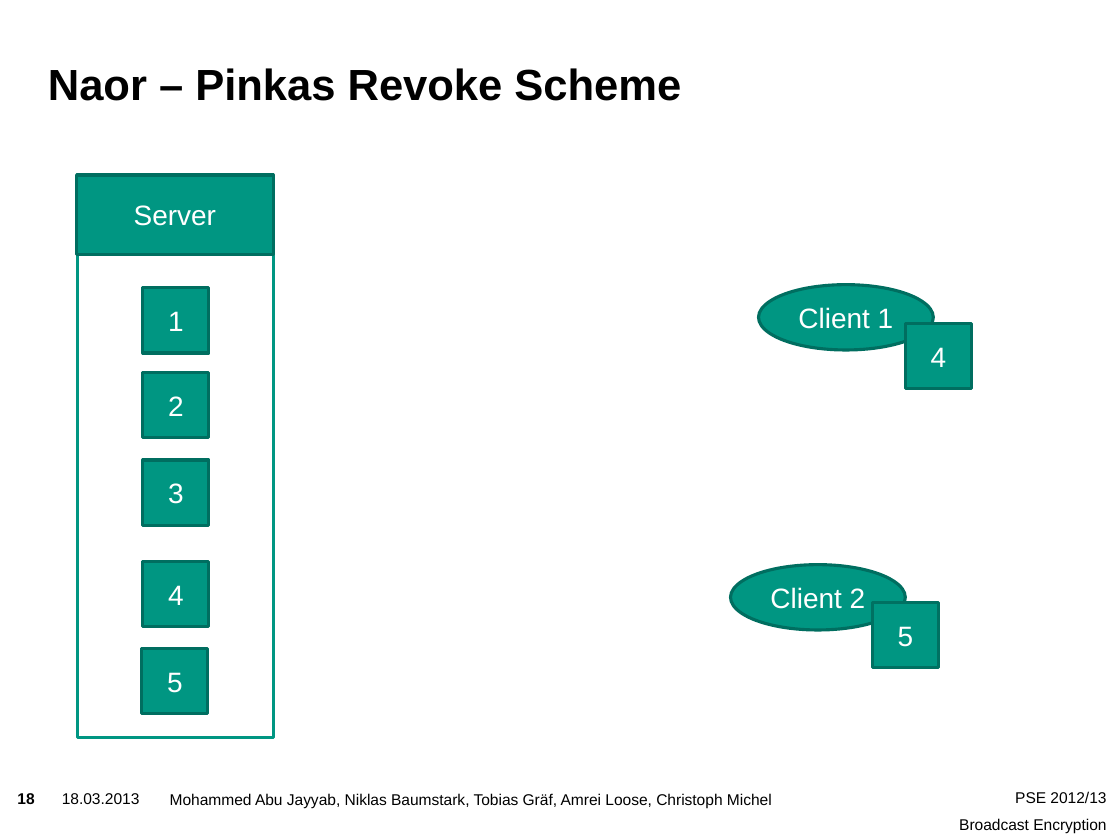
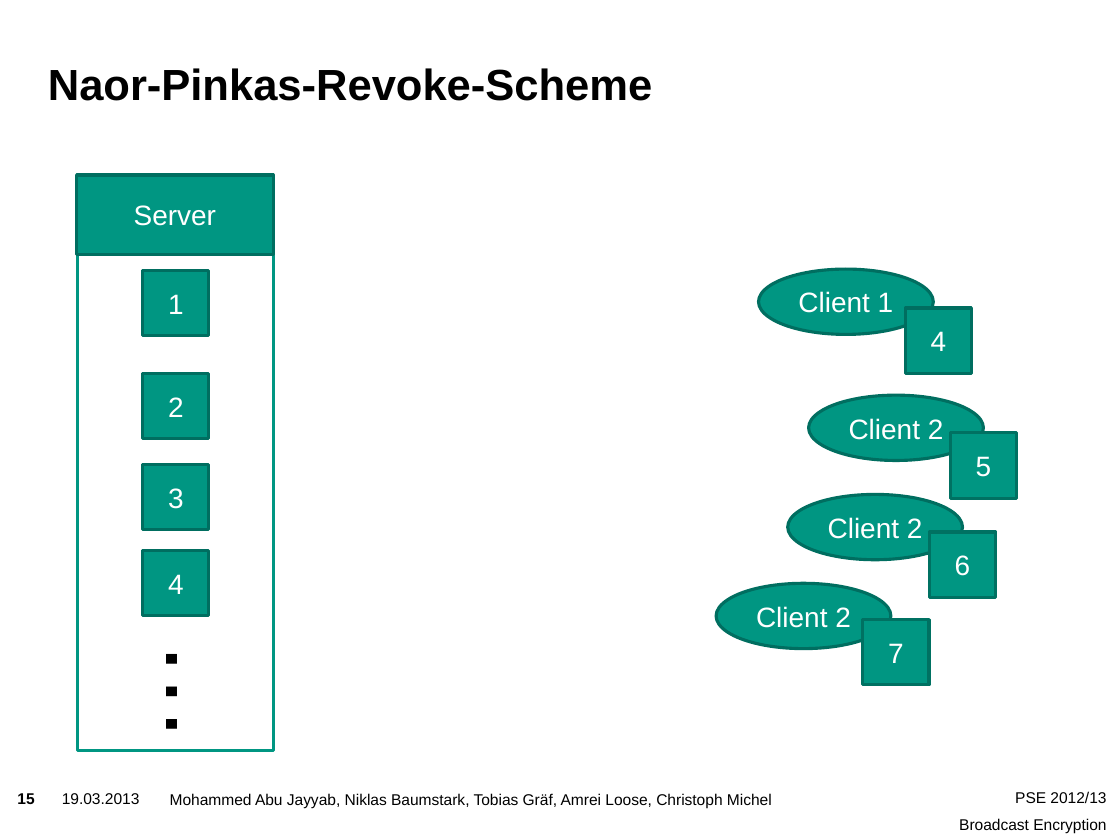
Before and after one commit to niklasb/pse-broadcast-encryption, a slide deck: slide 15 of praesentation/pse-abschluss.pptx (slide 18 before the commit). Drawn at 1120x840 pixels with LibreOffice and Linux fonts; fonts in the diff are those of the drawing; background and template pictures are left out. Boxes give left, top, right and bottom in pixels: in the first picture for what was removed or moved away, otherwise in the second. Text is boxed around its words. In the diff, an @@ line names an element or a change of style, - is before the commit and + after.

```diff
--- a/praesentation/pse-abschluss.pptx
+++ b/praesentation/pse-abschluss.pptx
@@ title at [48, 68, 652, 101]: text changed @@
-Naor – Pinkas Revoke Scheme
+Naor-Pinkas-Revoke-Scheme
@@ rectangle: place and size @@
-rectangle at [77, 233, 273, 737]
+rectangle at [77, 233, 273, 750]
@@ 2 rectangles, 1 ellipse: place and size @@
-2 rectangles, 1 ellipse at [143, 284, 971, 389]
+2 rectangles, 1 ellipse at [143, 269, 971, 373]
@@ ellipse added at [809, 395, 983, 460], fill #009682, outline #006F60 2 pt, 18 pt, text #FFFFFF @@
+Client 2
@@ rectangle "5": place and size @@
-rectangle "5" at [142, 648, 208, 713]
+rectangle "5" at [951, 432, 1017, 497]
@@ rectangle "5" at [951, 432, 1017, 497]: outline #006F60 2 pt to #007062 2 pt @@
@@ rectangle "3": place and size @@
-rectangle "3" at [143, 460, 209, 525]
+rectangle "3" at [143, 465, 209, 530]
@@ ellipse added at [787, 494, 962, 559], fill #009682, outline #006F60 2 pt, 18 pt, text #FFFFFF @@
+Client 2
@@ rectangle added at [930, 532, 996, 597], fill #009682, outline #007062 2 pt, 18 pt, text #FFFFFF @@
+6
@@ rectangle "4": place and size @@
-rectangle "4" at [143, 561, 209, 626]
+rectangle "4" at [143, 551, 209, 616]
@@ ellipse "Client 2": place and size @@
-ellipse "Client 2" at [730, 564, 905, 629]
+ellipse "Client 2" at [716, 584, 890, 648]
@@ rectangle "7": place and size @@
-rectangle "7" at [872, 603, 939, 668]
+rectangle "7" at [862, 619, 928, 684]
@@ text added at [138, 630, 274, 751], 66 pt, text #000000 @@
+…
@@ text in rectangle at [888, 643, 904, 663]: text changed @@
-5
+7
@@ page number at [17, 793, 34, 804]: text changed @@
-18
+15
@@ text at [62, 793, 140, 804]: text changed @@
-18.03.2013
+19.03.2013
```
Also in this commit, not shown: 13 other slides changed, 7 slides added, 9 slides removed, 1 other file.
